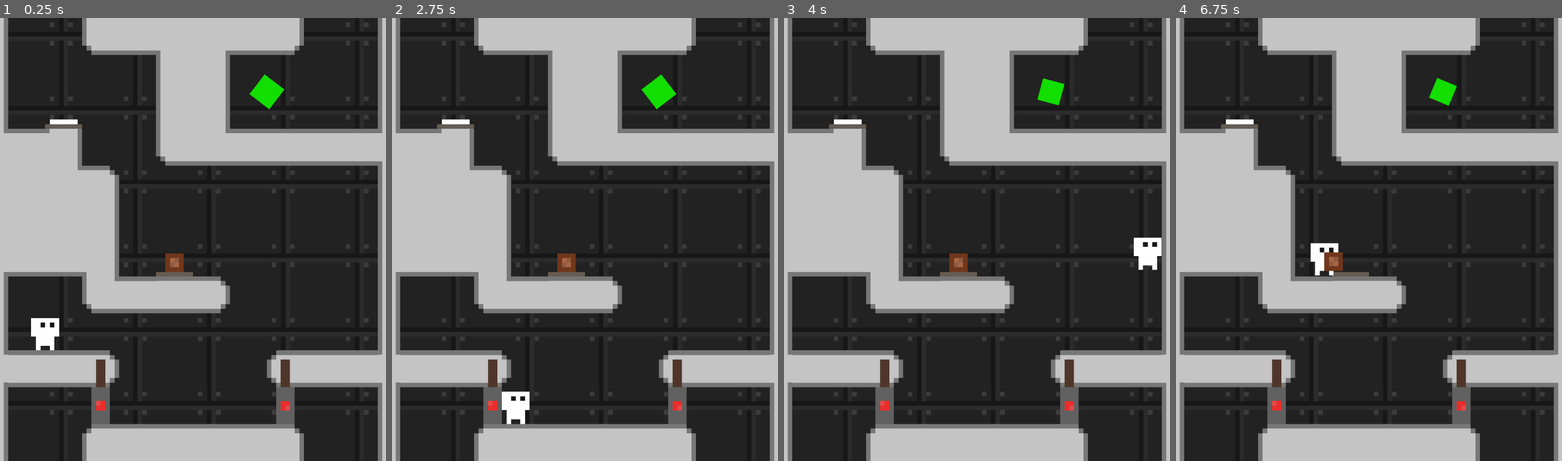
Above: before the commit, frames 1-4 (left to right).
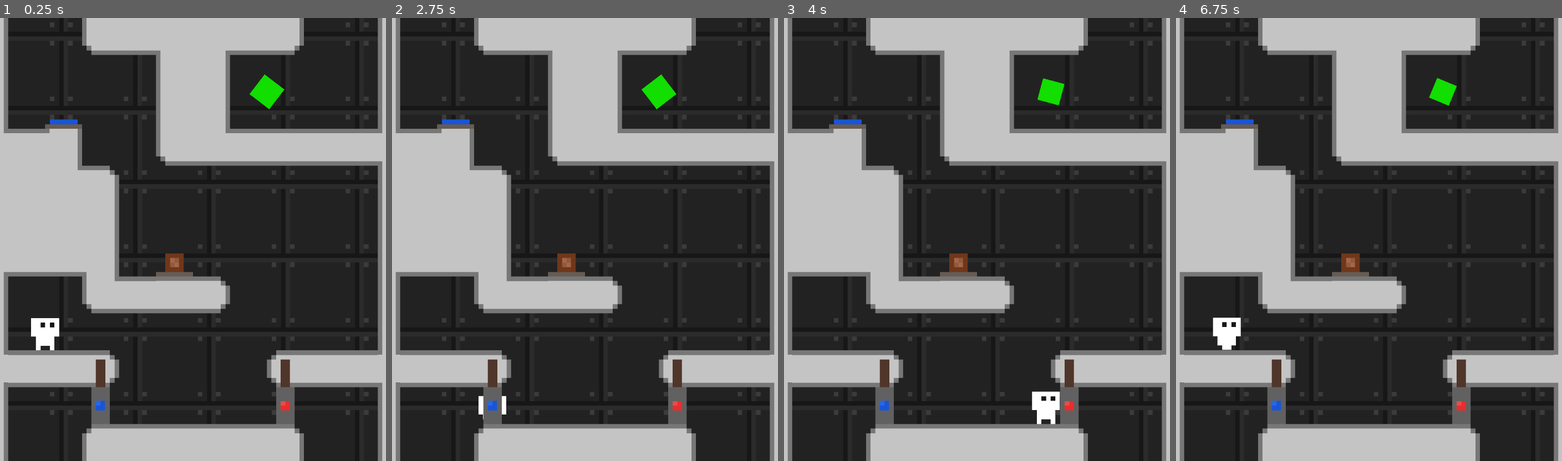
Above: after the commit, the same moments.

Repository: Omnikar/klein
Game: Godot game, scene res://assets/scenes/areas/level_4.tscn
Same seed, same stepped clock (60 frames per second), same inputs: the game is played once before the commit and once after it. This scene is started directly instead of the project's main scene.
Inputs:
- Up to frame 1 (0.25 s): no input
- Up to frame 2 (2.75 s): hold D (move_right) 0.53-2.03 s; tap E (interact) at 0.6, 1.35, 2.1 s; tap Space (jump) at 0.77, 1.52 s; tap Enter at 2 s; hold A (move_left) from 2.03 s (still down)
- Up to frame 3 (4 s): release A (move_left) at 2.78 s; hold D (move_right) from 2.78 s (still down); tap E (interact) at 2.85, 3.6 s; tap Space (jump) at 3.02, 3.77 s
- Up to frame 4 (6.75 s): release D (move_right) at 4.28 s; hold A (move_left) 4.28-5.03 s; tap E (interact) every 0.75 s from 4.35 to 6.6 s; tap Space (jump) at 4.52, 6.02 s; hold D (move_right) 5.03-5.78 s; hold A (move_left) from 5.78 s (still down)

The runs differ from the first frame. In frame 1, 0.2% of the frame differs, in the area x 12-75%, y 22-89%; in frame 2, 0.6%; in frame 3, 1.0%; in frame 4, 1.3%, in the area x 9-75%, y 22-89%.

Commit message:
Add gate colors/pressure plate colors to level 4

Diff:
--- a/assets/scenes/areas/level_4.tscn
+++ b/assets/scenes/areas/level_4.tscn
@@ -56,37 +56,39 @@
 [node name="Endpoint" parent="Portals/BottomPortal" index="0"]
 position = Vector2(96, 0)
 
-[node name="PressurePlate" parent="." instance=ExtResource("5_cq0f5")]
+[node name="RedPressurePlate" parent="." instance=ExtResource("5_cq0f5")]
 position = Vector2(44, 56)
+color = Color(0.921569, 0.168627, 0.176471, 1)
 
-[node name="PressurePlate2" parent="." instance=ExtResource("5_cq0f5")]
+[node name="BluePressurePlate" parent="." instance=ExtResource("5_cq0f5")]
 position = Vector2(20, 24)
+color = Color(0.0901961, 0.333333, 0.85098, 1)
 
-[node name="SlideGate" parent="." instance=ExtResource("6_c2hu6")]
+[node name="RedGate" parent="." instance=ExtResource("6_c2hu6")]
 position = Vector2(72, 88)
 rotation = 3.14159
 
-[node name="RailLayer" parent="SlideGate" index="0"]
+[node name="RailLayer" parent="RedGate" index="0"]
 tile_map_data = PackedByteArray("AAAAAAAAAAABAAAAAAAAAAEAAAABAAIAAAA=")
 
-[node name="GateLayer" parent="SlideGate" index="1"]
+[node name="GateLayer" parent="RedGate" index="1"]
 position = Vector2(0, 8)
-tile_map_data = PackedByteArray("AAAAAAAAAAAAAAEAAAA=")
+tile_map_data = PackedByteArray("AAAAAAAAAAAAAAEAADA=")
 
-[node name="ClosedPos" parent="SlideGate" index="2"]
+[node name="ClosedPos" parent="RedGate" index="2"]
 position = Vector2(0, 8)
 
-[node name="SlideGate2" parent="." instance=ExtResource("6_c2hu6")]
+[node name="BlueGate" parent="." instance=ExtResource("6_c2hu6")]
 position = Vector2(24, 72)
 
-[node name="RailLayer" parent="SlideGate2" index="0"]
+[node name="RailLayer" parent="BlueGate" index="0"]
 tile_map_data = PackedByteArray("AAAAAAAAAAABAAAAAAAAAAEAAAABAAIAAAA=")
 
-[node name="GateLayer" parent="SlideGate2" index="1"]
+[node name="GateLayer" parent="BlueGate" index="1"]
 position = Vector2(0, 8)
-tile_map_data = PackedByteArray("AAAAAAAAAAAAAAEAAAA=")
+tile_map_data = PackedByteArray("AAAAAAAAAAADAAEAAAA=")
 
-[node name="ClosedPos" parent="SlideGate2" index="2"]
+[node name="ClosedPos" parent="BlueGate" index="2"]
 position = Vector2(0, 8)
 
 [node name="Box" parent="." instance=ExtResource("7_c0i8s")]
@@ -98,13 +100,13 @@
 [node name="Player" parent="." instance=ExtResource("9_sa46y")]
 position = Vector2(16, 72)
 
-[connection signal="plate_updated" from="PressurePlate" to="SlideGate" method="set_open"]
-[connection signal="plate_updated" from="PressurePlate2" to="SlideGate2" method="set_open"]
+[connection signal="plate_updated" from="RedPressurePlate" to="RedGate" method="set_open"]
+[connection signal="plate_updated" from="BluePressurePlate" to="BlueGate" method="set_open"]
 [connection signal="goal_reached" from="Goal" to="." method="load_next_level"]
 
 [editable path="Portals/LeftPortal"]
 [editable path="Portals/RightPortal"]
 [editable path="Portals/TopPortal"]
 [editable path="Portals/BottomPortal"]
-[editable path="SlideGate"]
-[editable path="SlideGate2"]
+[editable path="RedGate"]
+[editable path="BlueGate"]
--- a/assets/tilesets/slide-gate-tiles.tres
+++ b/assets/tilesets/slide-gate-tiles.tres
@@ -72,6 +72,10 @@
 1:0/1/terrain_set = 0
 1:0/1/terrain = 1
 1:0/1/terrains_peering_bit/right_side = 1
+3:0/next_alternative_id = 2
+3:0/0 = 0
+3:1/0 = 0
+3:2/0 = 0
 
 [resource]
 tile_size = Vector2i(8, 8)
Binary file changed: assets/sprites/gate.png
